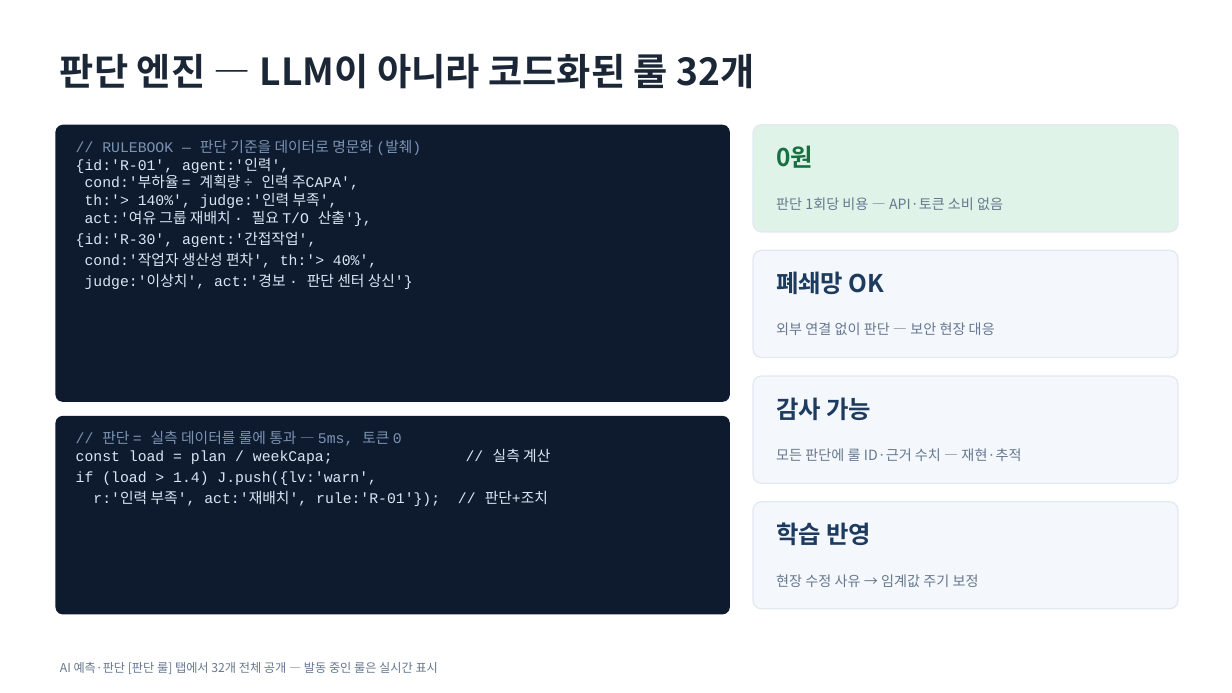
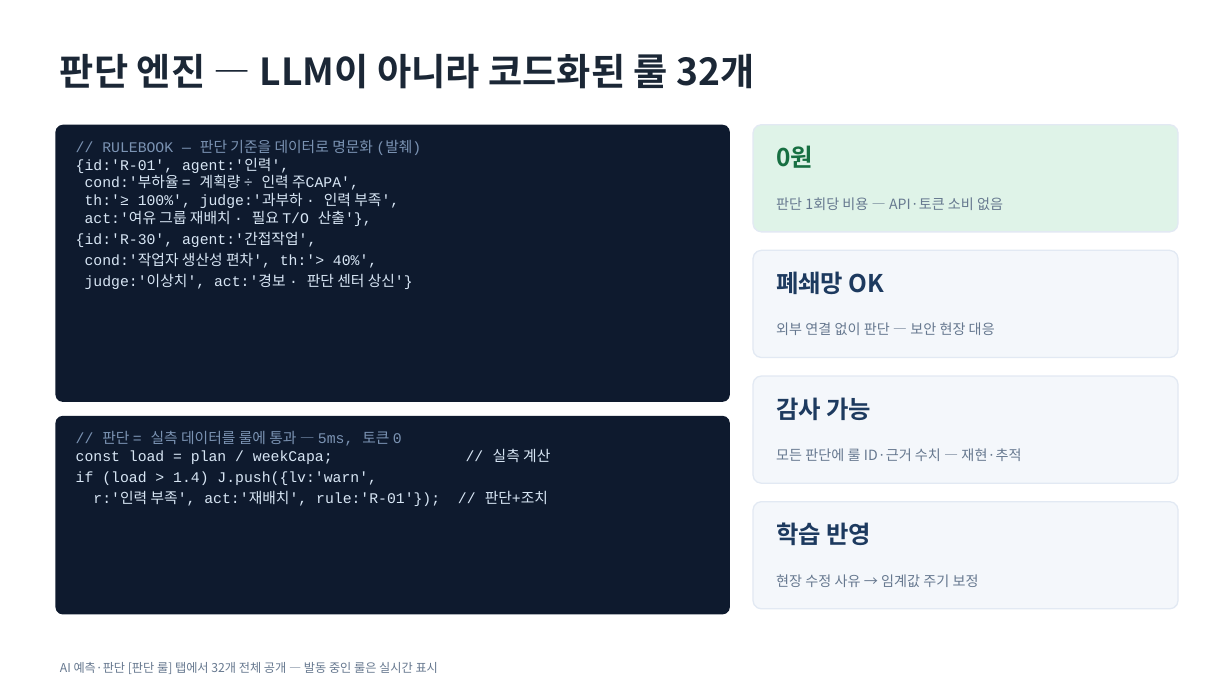
Before and after one commit to hodoo0831-coder/zenf-, a slide deck: slide 5 of ZEN_기술보고서.pptx. Drawn at 1232x693 pixels with LibreOffice and Linux fonts; fonts in the diff are those of the drawing. Boxes give left, top, right and bottom in pixels: in the first picture for what was removed or moved away, otherwise in the second. Text is boxed around its words. In the diff, an @@ line names an element or a change of style, - is before the commit and + after.

```diff
--- a/ZEN_기술보고서.pptx
+++ b/ZEN_기술보고서.pptx
@@ text at bbox=[76, 140, 421, 247]: text changed @@
-// RULEBOOK — 판단 기준을 데이터로 명문화 (발췌)
-{id:'R-01', agent:'인력',
-cond:'부하율 = 계획량 ÷ 인력 주CAPA',
-th:'> 140%', judge:'인력 부족',
-act:'여유 그룹 재배치 · 필요 T/O 산출'},
-{id:'R-30', agent:'간접작업',
+// RULEBOOK — 판단 기준을 데이터로 명문화 (발췌)
+{id:'R-01', agent:'인력',
+cond:'부하율 = 계획량 ÷ 인력 주CAPA',
+th:'≥ 100%', judge:'과부하 · 인력 부족',
+act:'여유 그룹 재배치 · 필요 T/O 산출'},
+{id:'R-30', agent:'간접작업',
```
Also in this commit, not shown: 4 other slides changed, 4 other files.
